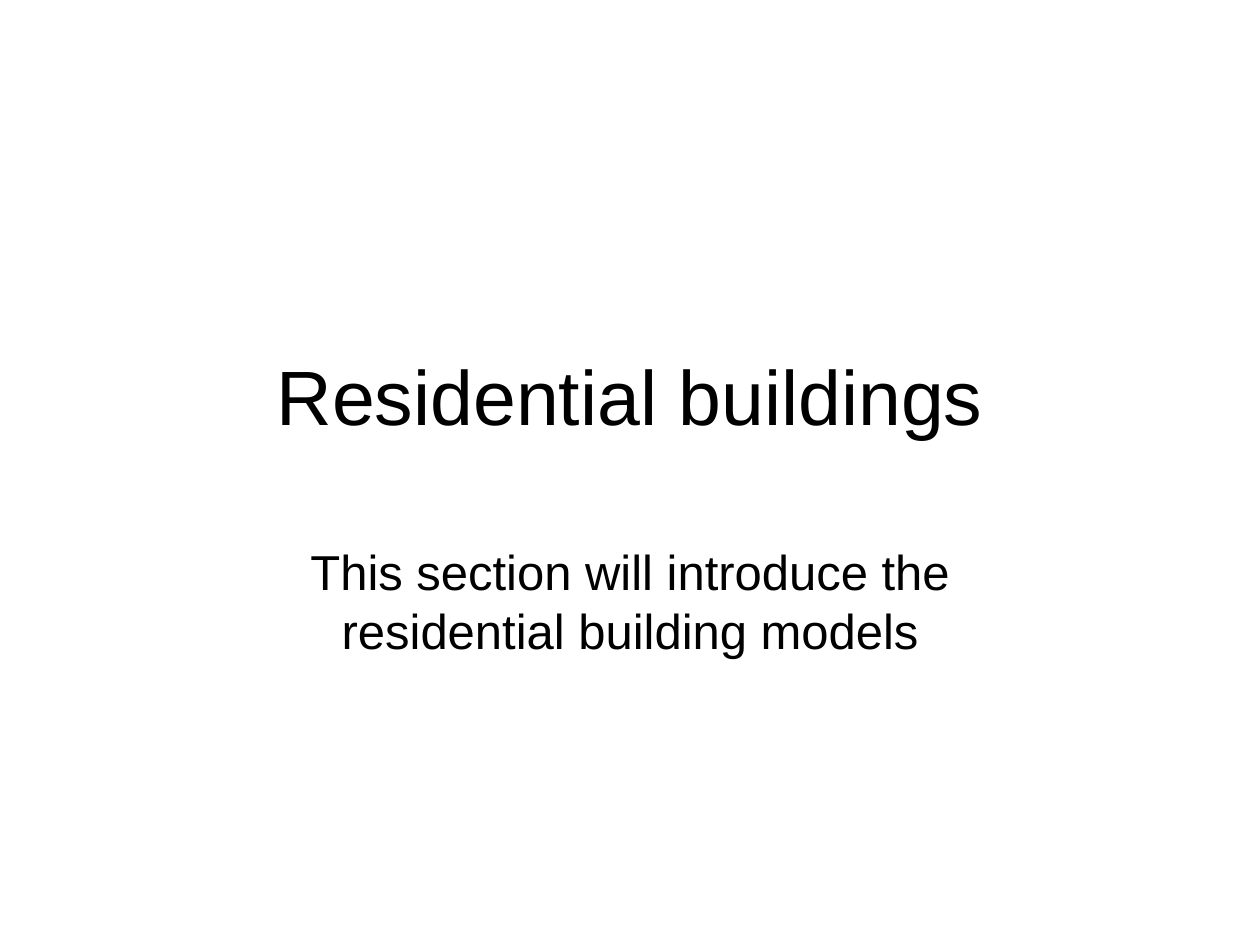
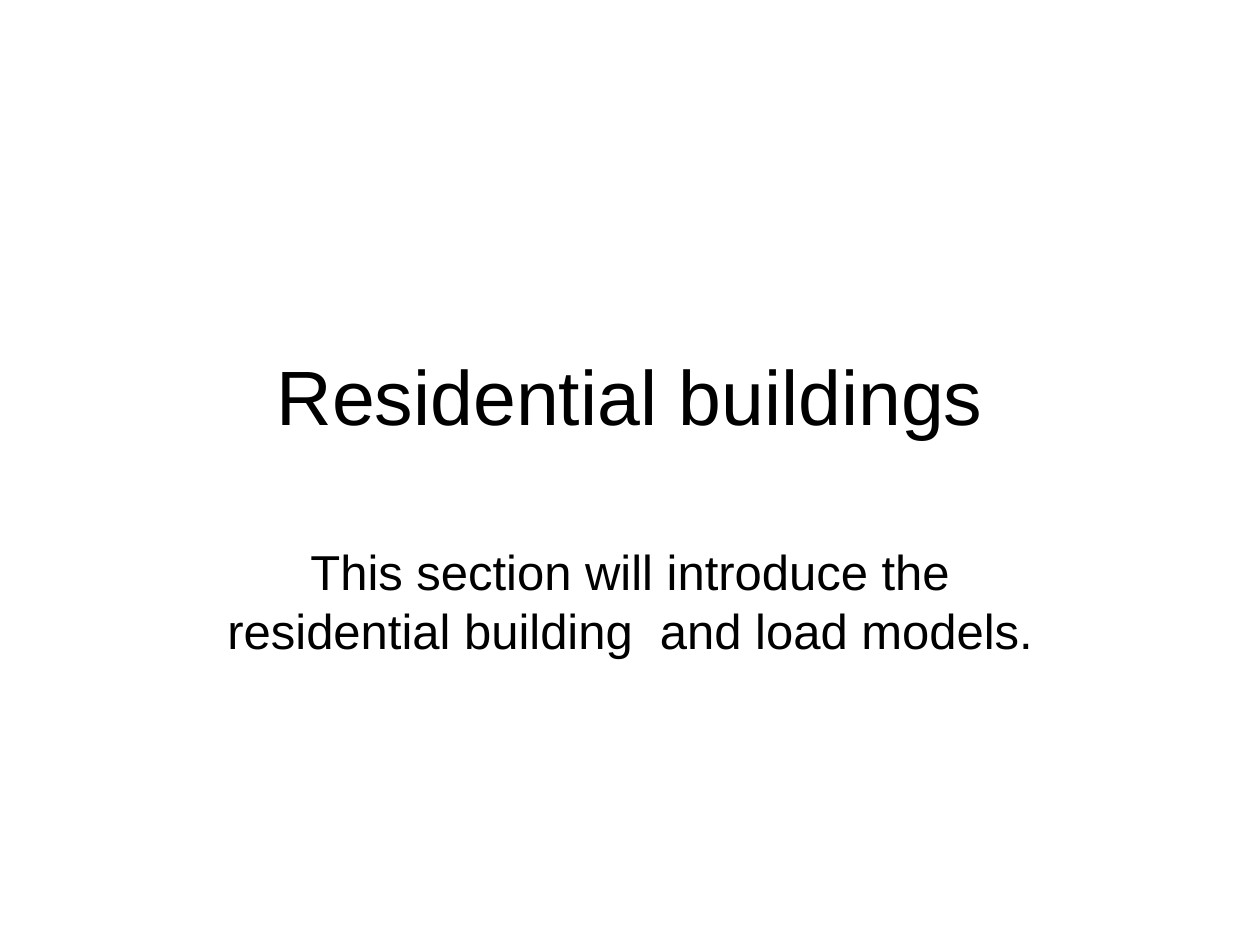
Before and after one commit to gridlab-d/course, a slide deck: slide 1 of FourDayCourse/3.2 - Residential.ppt. Drawn at 1260x945 pixels with LibreOffice and Linux fonts; fonts in the diff are those of the drawing; background and template pictures are left out. Boxes give left, top, right and bottom in pixels: in the first picture for what was removed or moved away, otherwise in the second. Text is boxed around its words. In the diff, an @@ line names an element or a change of style, - is before the commit and + after.

```diff
--- a/FourDayCourse/3.2 - Residential.ppt
+++ b/FourDayCourse/3.2 - Residential.ppt
@@ subtitle at <box>227,554,1032,659</box>: text changed @@
-This section will introduce the residential building models
+This section will introduce the residential building and load models.
```
Also in this commit, not shown: 10 other slides changed, 1 slide added, 2 other files.
